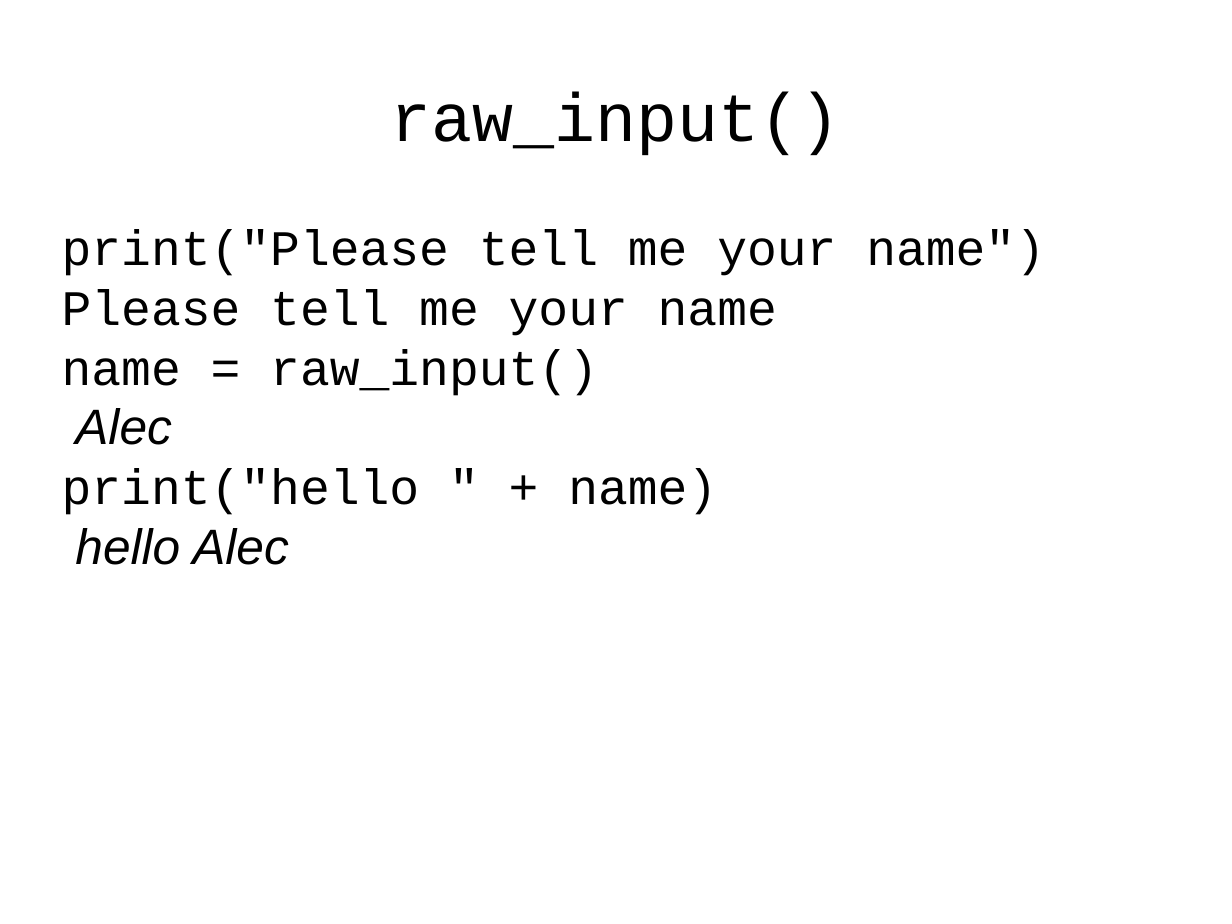
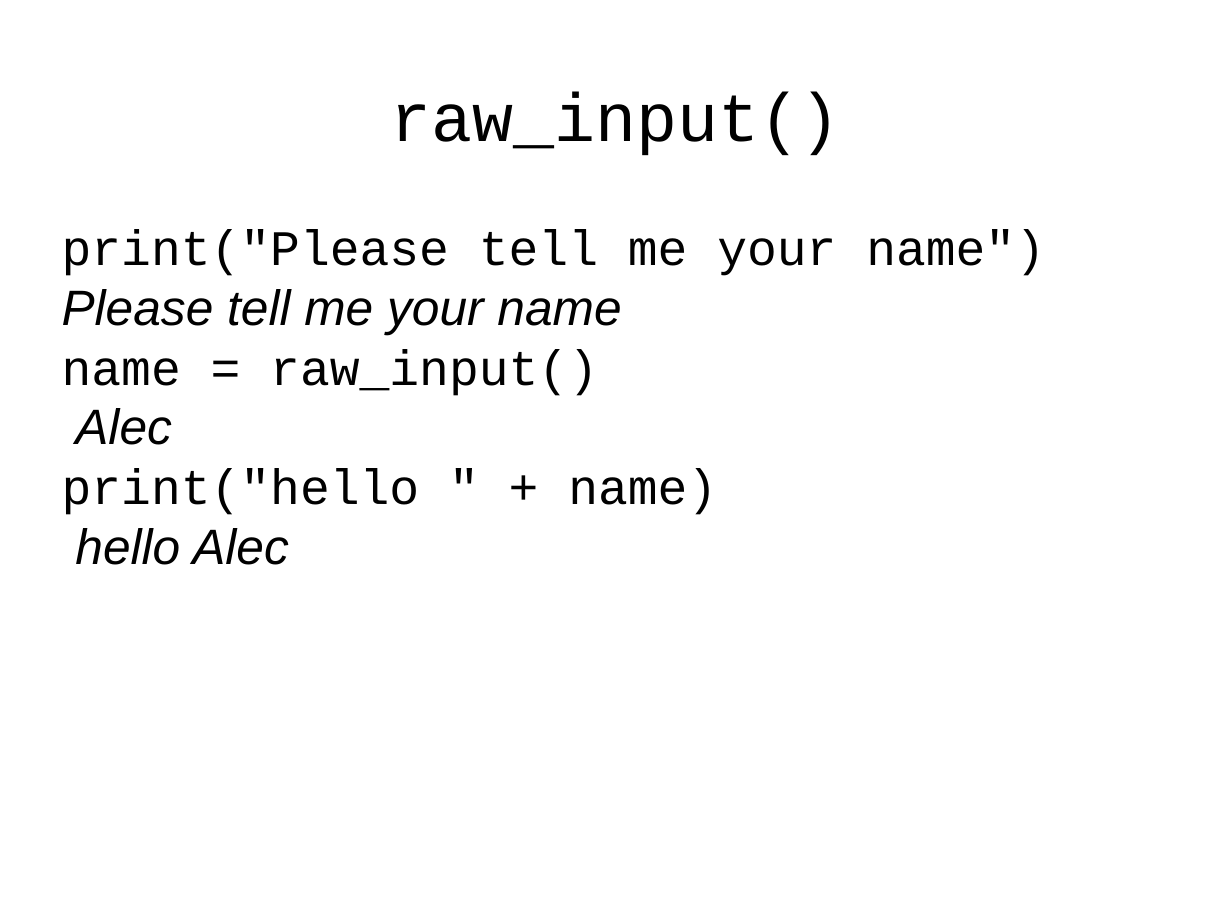
Before and after one commit to alecthegeek/pythonWorkshop, a slide deck: slide 19 of PythonLinuxWorkshop.odp (slide 17 before the commit). Drawn at 1232x924 pixels with LibreOffice and Linux fonts; fonts in the diff are those of the drawing. Boxes give left, top, right and bottom in pixels: in the first picture for what was removed or moved away, otherwise in the second. Text is boxed around its words. In the diff, an @@ line names an element or a change of style, - is before the commit and + after.

```diff
--- a/PythonLinuxWorkshop.odp
+++ b/PythonLinuxWorkshop.odp
@@ text "print("Please tell me your name") ..." at (x1=62, y1=230, x2=1045, y2=565): font Courier New to Arial, italic on in "Please tell me your name" @@
```
Also in this commit, not shown: 2 other slides changed, 2 slides added, 2 other files.
